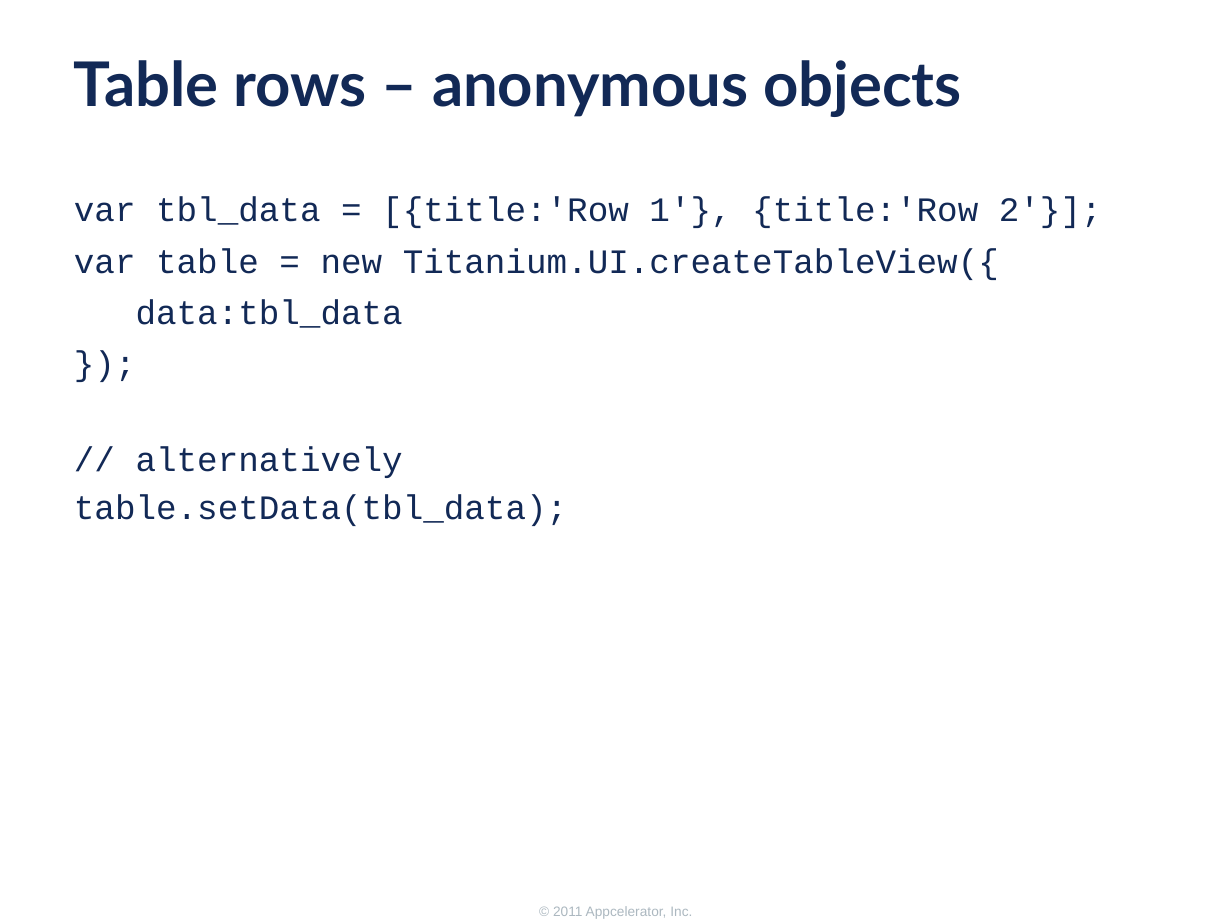
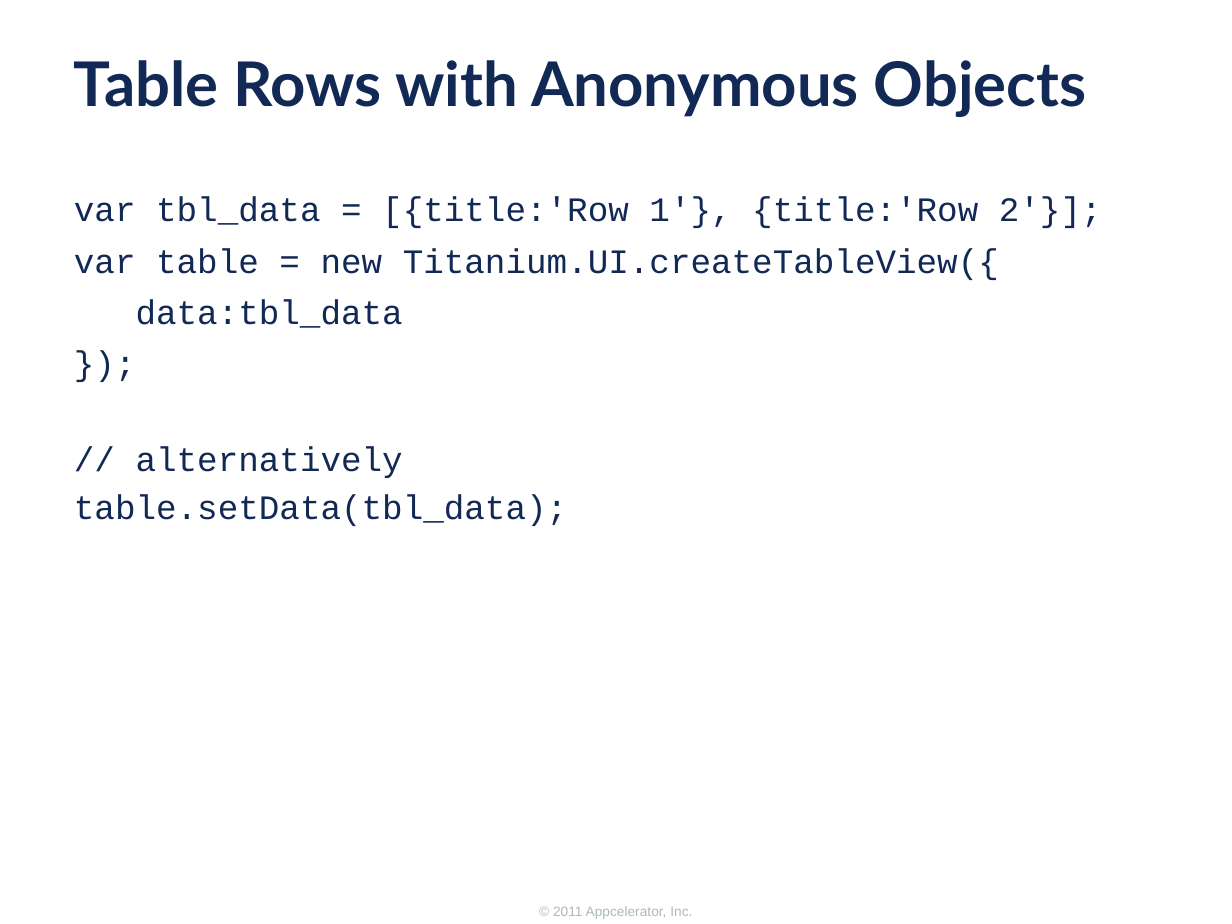
Before and after one commit to appcelerator-forks/appcelerator-training.tcmd_certification, a slide deck: slide 5 of 345/345.pptx. Drawn at 1232x924 pixels with LibreOffice and Linux fonts; fonts in the diff are those of the drawing; background and template pictures are left out. Boxes give left, top, right and bottom in pixels: in the first picture for what was removed or moved away, otherwise in the second. Text is boxed around its words. In the diff, an @@ line names an element or a change of style, - is before the commit and + after.

```diff
--- a/345/345.pptx
+++ b/345/345.pptx
@@ title at (x1=74, y1=60, x2=1086, y2=117): text changed @@
-Table rows – anonymous objects
+Table Rows with Anonymous Objects
```
Also in this commit, not shown: 7 other slides changed, 5 slides added, 2 slides removed.
